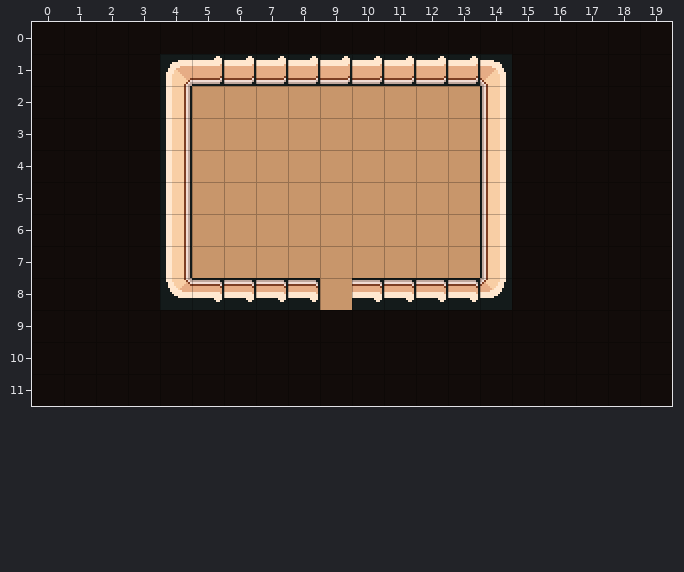
An edit to a level. Tiled map (JSON), data/tk_maps/w1/ninja/zhuo-county--farm.tmj. The picture above is the old version.
Cells are 16x16 px. Shown: x 0..19, y 0..11.
After the commit:
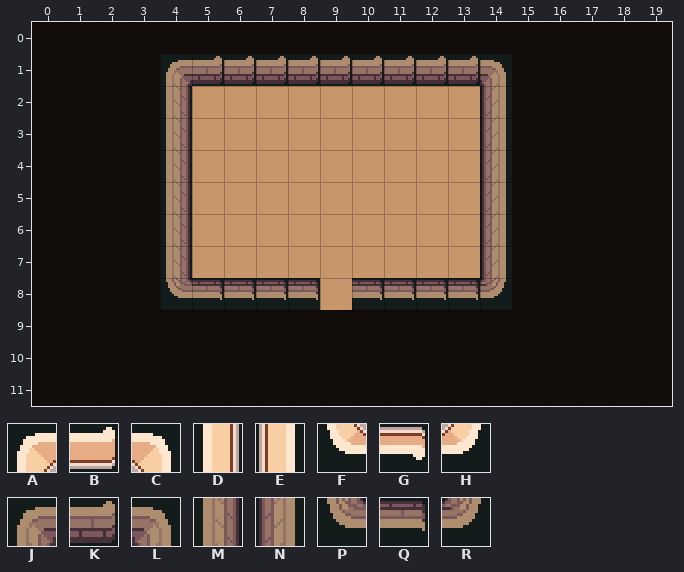
Key: from "wall_in": A 0, B 1, C 4, D 10, E 14, F 40, G 41, H 44, J 60, K 61, L 64, M 70, N 74, P 100, Q 101, R 104.
_ is an empty cell.
What changed:
Layer "wall":
y 1: x 4..14 ABBBBBBBBBC -> JKKKKKKKKKL
y 2..7: x 4 D -> M; x 14 E -> N
y 8: x 4..8 FGGGG -> PQQQQ; x 10..14 GGGGH -> QQQQR
